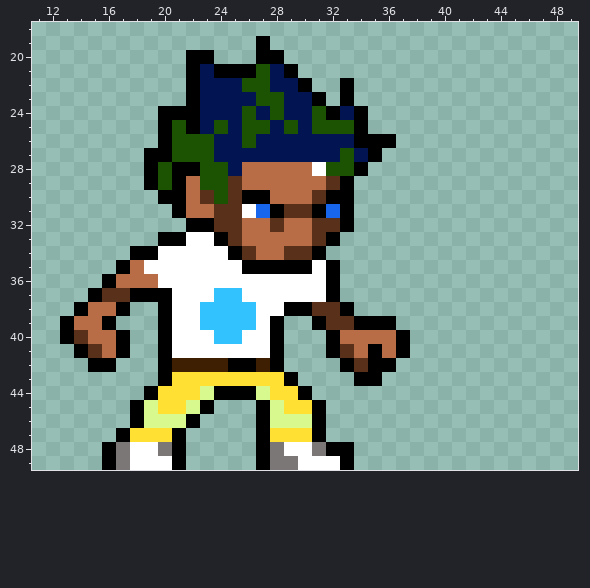
Pixel-art sprite: assets/pixelart2-1.png. The picture above is the old version.
The file is 50x50 pixels. Pixels under 10% opacity are left out. Colours within 5 levels of each other are drawn and written as one. Shown: x 11..49, y 18..49.
After the commit:
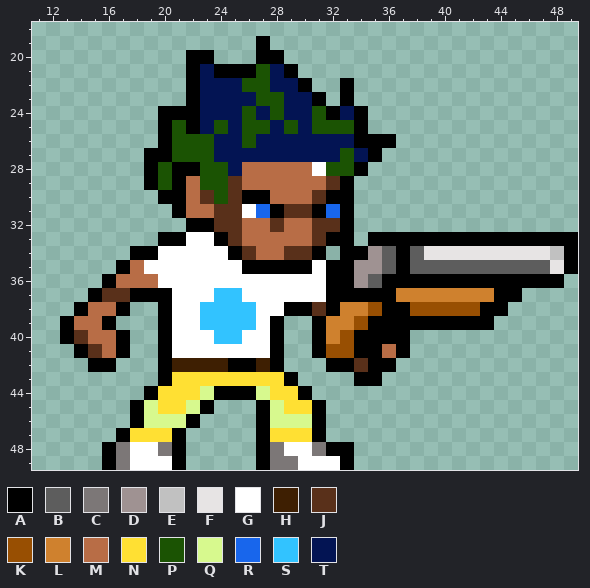
Palette (. is transparent): A #000000  B #5d5d5d  C #7c7777  D #9f9292  E #c1c1c1  F #e7e4e4  G #ffffff  H #3e1f02  J #59301a  K #984f02  L #cf812e  M #b86d46  N #ffe033  P #1b5303  Q #d7f98e  R #1866ec  S #32c3ff  T #031453
The exact change:
The author put colour A in row 33 at x 33 and 35 to 49; in row 34 at x 33 to 34, 37 and 49; in row 35 at x 33, 37 and 49; in row 36 at x 33 and 36 to 48; in row 37 at x 33 to 36 and 44 to 45; in row 38 at x 36 to 37 and 43 to 44.
The author put colour A in row 39 at x 37 to 43; in rows 40 to 41 at x 31; in row 42 at x 32.
Colour J becomes colour A in row 38 at x 32.
Colour M becomes colour A in row 40 at x 34 to 36; in row 41 at x 34.
The author put colour B in row 34 at x 36 and 38; in row 35 at x 36 and 38 to 47; in row 36 at x 35.
The author put colour D in row 34 at x 35; in row 35 at x 34 to 35; in row 36 at x 34.
The author put colour E in row 34 at x 48.
The author put colour F in row 34 at x 39 to 47; in row 35 at x 48.
The author put colour K in row 38 at x 35 and 38 to 42.
Colour A becomes colour K in row 39 at x 34; in row 41 at x 32.
Colour J becomes colour K in row 41 at x 33.
Colour M becomes colour K in row 40 at x 33.
The author put colour L in row 37 at x 37 to 43; in row 38 at x 34.
Colour A becomes colour L in row 38 at x 33; in row 40 at x 32.
Colour J becomes colour L in row 39 at x 32 to 33.
Boxes around the changes in both pictures, in picture pixels (x1, y1, x2, y2):
changed: (312, 232, 578, 372)
